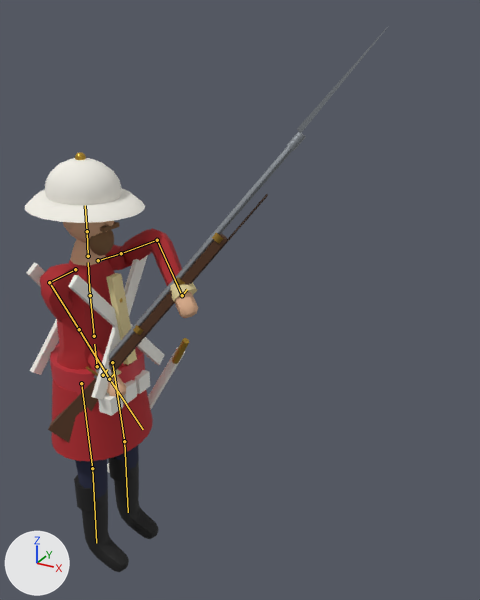
The glTF model models/era2/ingliz_sarboz.glb, before and after one commit.
One viewpoint serves both versions: a 50 mm lens placed at (1.69, -1.84, 2.33), pointed at (0.54, 0.25, 1.28). Arrows for +X, +Y and +Z are at lower left; the lights stay in place. The older version comes first. Both versions are drawn at frame 1 of the action 'Cheer'; the numbers are the values there. The bones that change, and the others that lie on the model, are drawn over the model as lines.

In view in the first picture: 'Body', 'Rifle'.
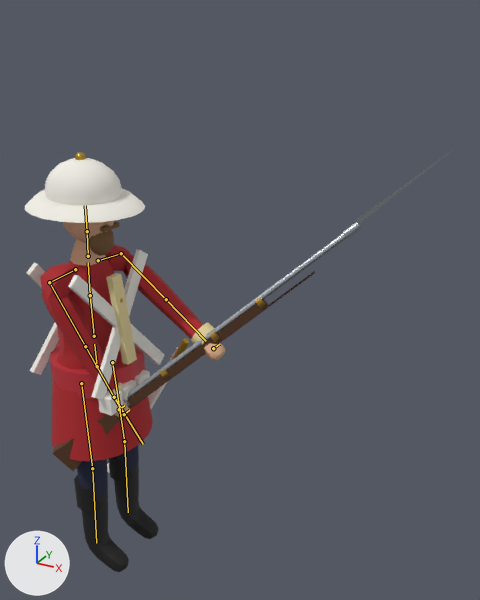
Changed parts and their boxes [x1, y1, x2, y2] in the pictures (480 x 600 px):
'Body', posed (16% wider)
    before: [25, 152, 198, 572]
    after: [25, 152, 225, 572]
'Rifle', posed (18% wider, 22% shorter)
    before: [48, 27, 388, 442]
    after: [52, 149, 454, 471]
bone 'UpperArm.L', root to tip
    before: (121, 253) to (157, 240)
    after: (121, 253) to (166, 299)
bone 'ForeArm.L', root to tip
    before: (157, 240) to (182, 295)
    after: (166, 299) to (206, 341)
bone 'UpperArm.R', root to tip
    before: (49, 282) to (79, 329)
    after: (49, 282) to (85, 346)
bone 'ForeArm.R', root to tip
    before: (79, 329) to (109, 379)
    after: (85, 346) to (114, 397)
bone 'Rifle', root to tip
    before: (103, 375) to (107, 369)
    after: (119, 409) to (124, 405)

The change in detail:
Bone 'UpperArm.L' (bone_upperarm_l) turns from (21, 112, -97) to (14, 124, -50) degrees about its own x, y and z.
Bone 'ForeArm.L' (bone_forearm_l) turns from (-41, -16, -40) to (5, 0, 5) degrees about its own x, y and z.
Bone 'UpperArm.R' (bone_upperarm_r) turns from (40, 26, 25) to (26, 41, -3) degrees about its own x, y and z.
Bone 'ForeArm.R' (bone_forearm_r) turns from (9, 5, -58) to (-6, 3, 4) degrees about its own x, y and z.
Bone 'Rifle' (bone_rifle) moves from (-0.03, -0.12, -0.34) to (-0.06, -0.08, -0.5).
Bone 'Rifle' (bone_rifle) turns from (50, 0, 35) to (38, 0, 38) degrees about its own x, y and z.
